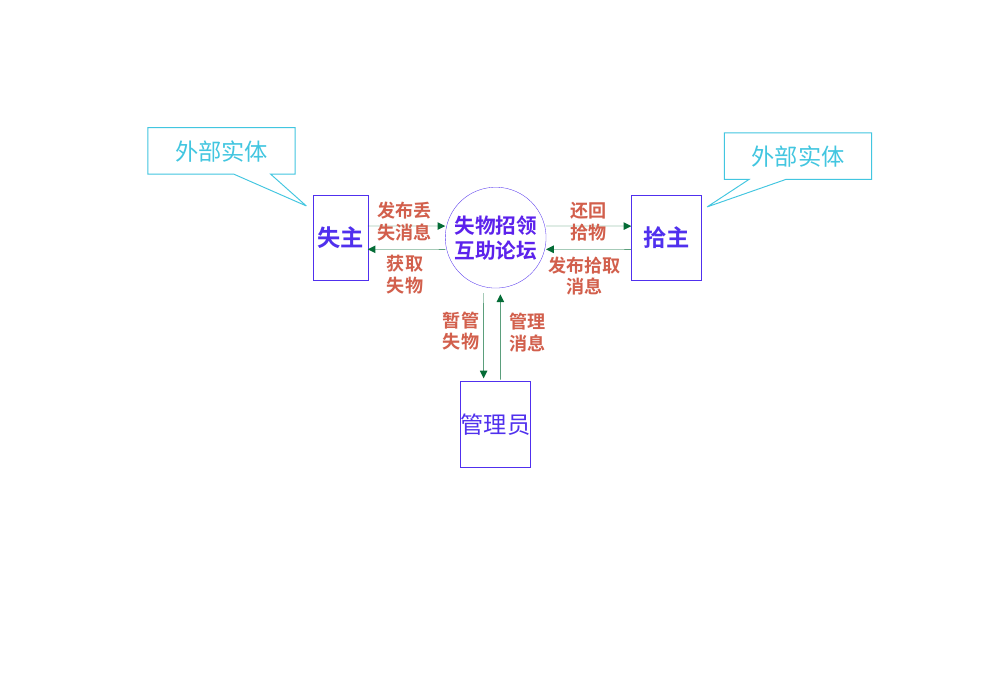
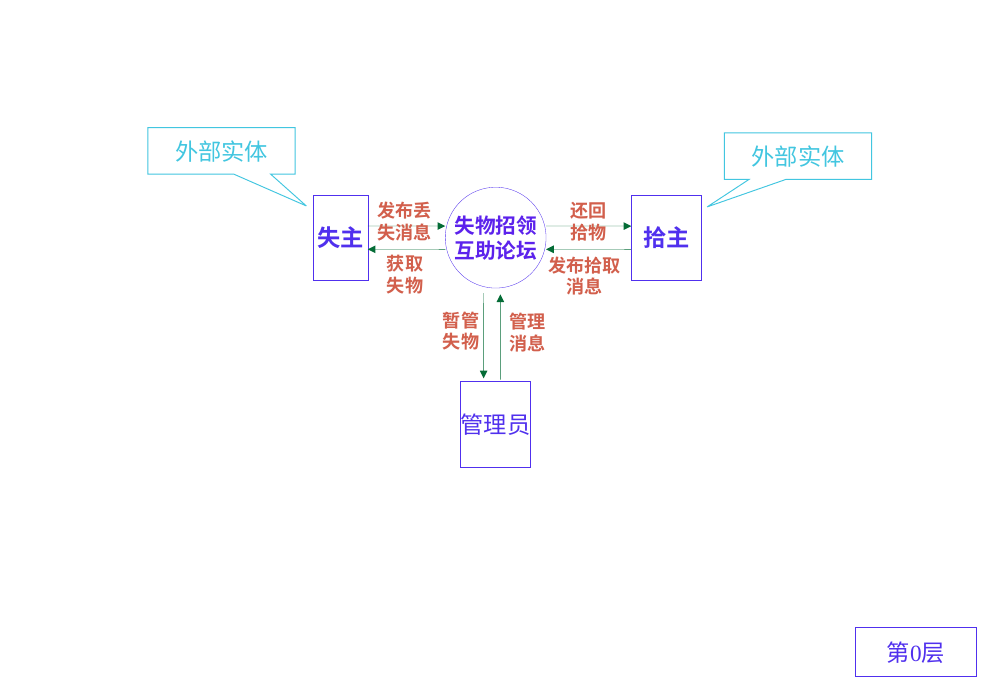
Before and after one commit to SailHe/lost_and_found, a slide deck: slide 1 of docs/2-可行性分析-数据流图.ppt. Drawn at 1008x698 pixels with LibreOffice and Linux fonts; fonts in the diff are those of the drawing. Boxes give left, top, right and bottom in pixels: in the first picture for what was removed or moved away, otherwise in the second. Text is boxed around its words. In the diff, an @@ line names an element or a change of style, - is before the commit and + after.

Commit message:
ppt Test

```diff
--- a/docs/2-可行性分析-数据流图.ppt
+++ b/docs/2-可行性分析-数据流图.ppt
@@ rectangle added at box(855, 627, 976, 675), fill #FFFFFF, outline #5030EE 0.26 pt, 18 pt, text #5030EE @@
+第0层
```
